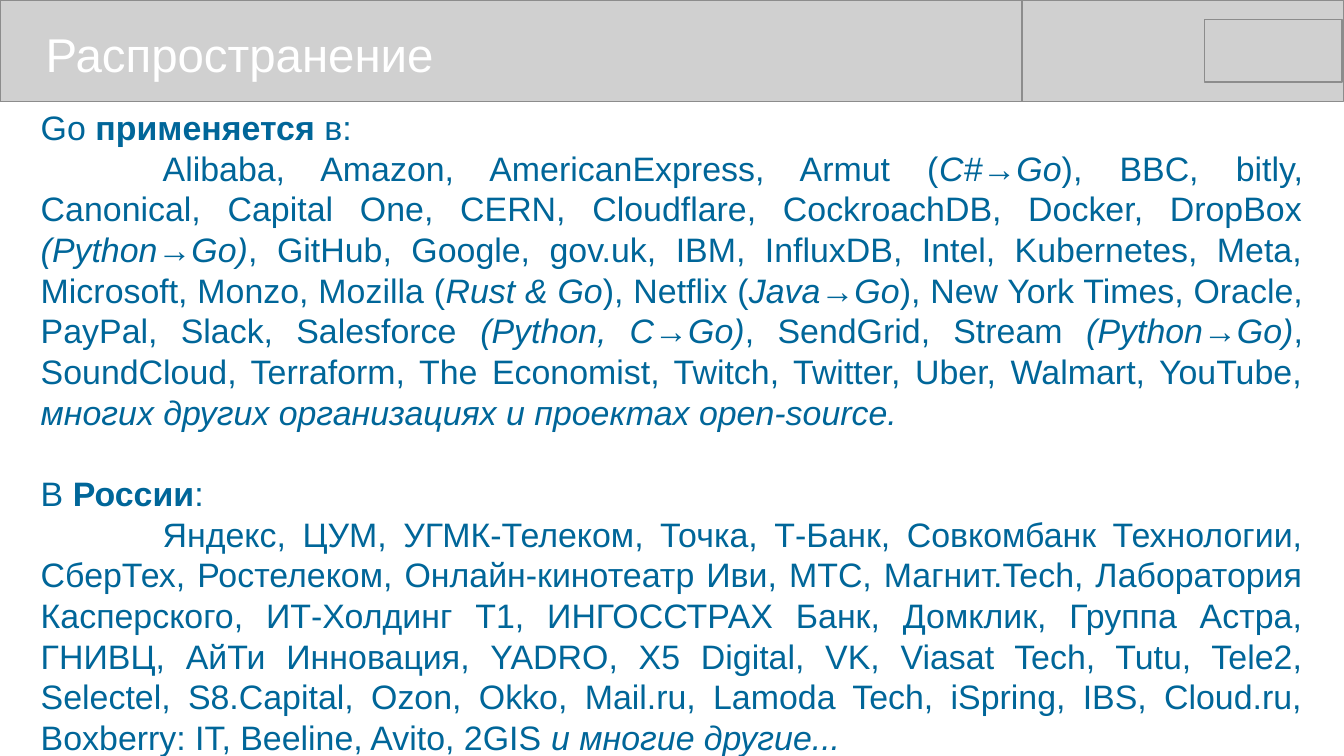
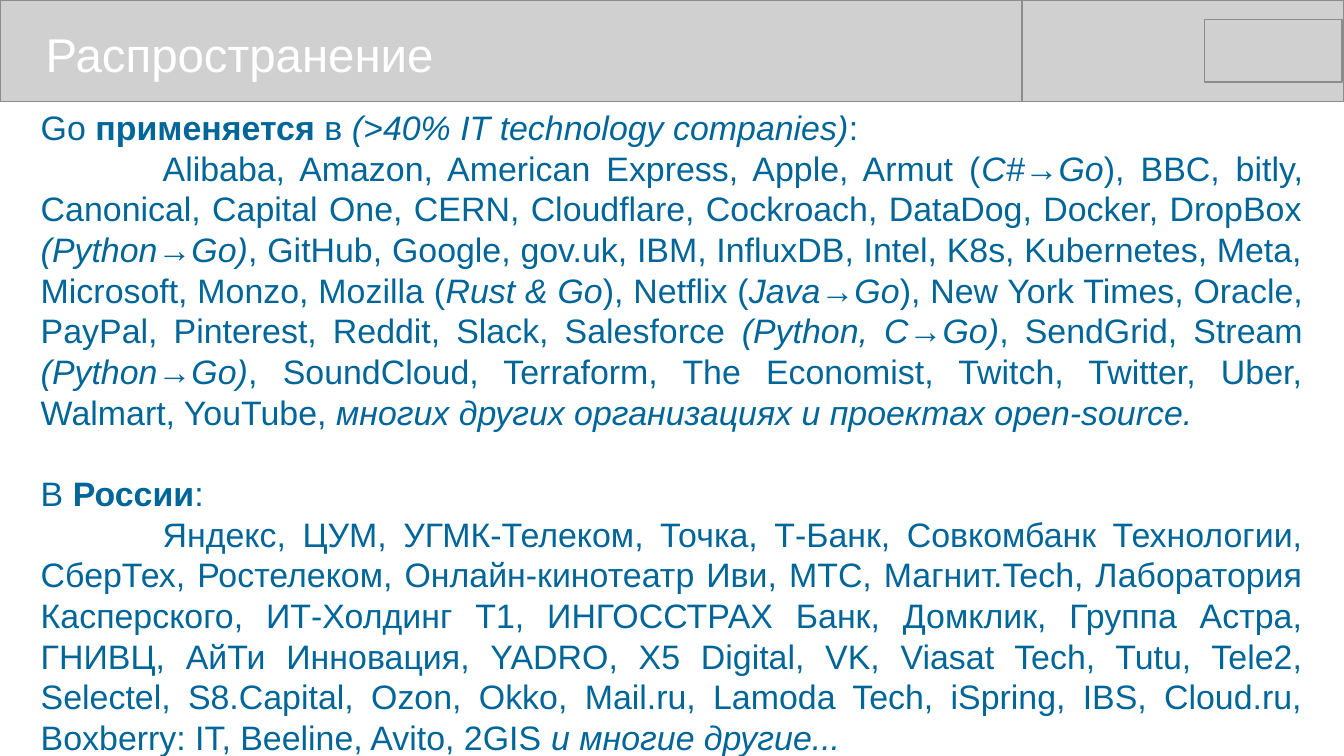
Before and after one commit to mike-shock/Go_language, a slide deck: slide 7 of Go_Review.odp. Drawn at 1344x756 pixels with LibreOffice and Linux fonts; fonts in the diff are those of the drawing; grey boxes stand for pictures. Boxes give left, top, right and bottom in pixels: in the first picture for what was removed or moved away, otherwise in the second. Text is boxed around its words. In the diff, an @@ line names an element or a change of style, - is before the commit and + after.

```diff
--- a/Go_Review.odp
+++ b/Go_Review.odp
@@ text at [41, 115, 1303, 432]: text changed @@
-Go применяется в:
-Alibaba, Amazon, AmericanExpress, Armut (C#→Go), BBC, bitly, Canonical, Capital One, CERN, Cloudflare, CockroachDB, Docker, DropBox (Python→Go), GitHub, Google, gov.uk, IBM, InfluxDB, Intel, Kubernetes, Meta, Microsoft, Monzo, Mozilla (Rust & Go), Netflix (Java→Go), New York Times, Oracle, PayPal, Slack, Salesforce (Python, C→Go), SendGrid, Stream (Python→Go), SoundCloud, Terraform, The Economist, Twitch, Twitter, Uber, Walmart, YouTube, многих других организациях и проектах open-source.
+Go применяется в (>40% IT technology companies):
+Alibaba, Amazon, American Express, Apple, Armut (C#→Go), BBC, bitly, Canonical, Capital One, CERN, Cloudflare, Cockroach, DataDog, Docker, DropBox (Python→Go), GitHub, Google, gov.uk, IBM, InfluxDB, Intel, K8s, Kubernetes, Meta, Microsoft, Monzo, Mozilla (Rust & Go), Netflix (Java→Go), New York Times, Oracle, PayPal, Pinterest, Reddit, Slack, Salesforce (Python, C→Go), SendGrid, Stream (Python→Go), SoundCloud, Terraform, The Economist, Twitch, Twitter, Uber, Walmart, YouTube, многих других организациях и проектах open-source.
```
Also in this commit, not shown: 9 other slides changed, 1 other file.
